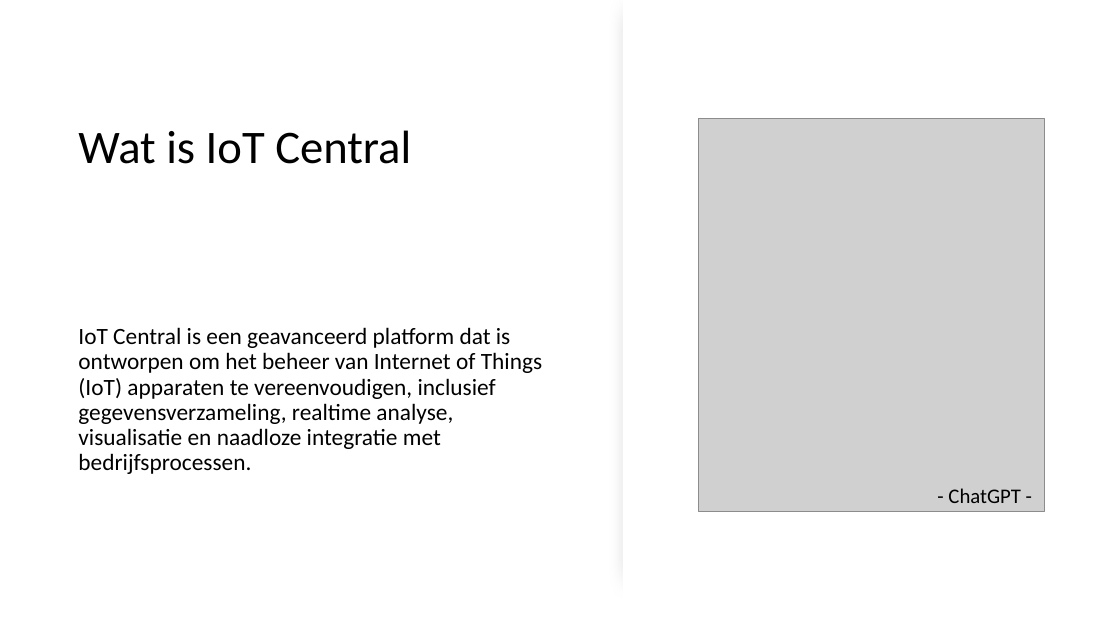
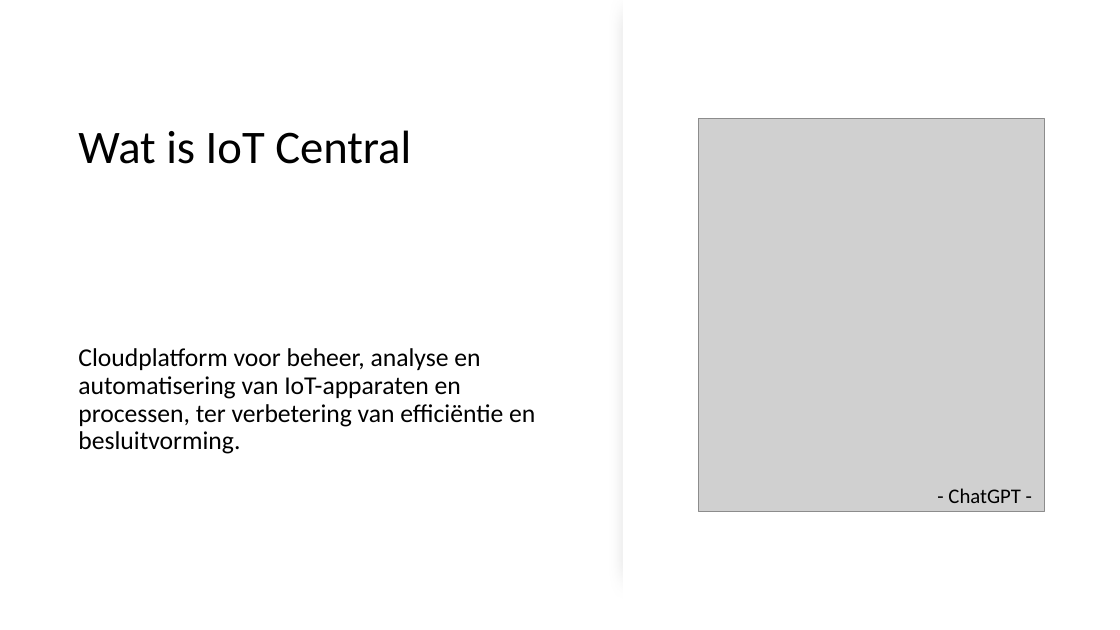
Before and after one commit to thomasgodon/DevCruiseTalk2023, a slide deck: slide 2 of .ppt/Azure Iot Central.pptx. Drawn at 1120x630 pixels with LibreOffice and Linux fonts; fonts in the diff are those of the drawing; grey boxes stand for pictures. Boxes give left, top, right and bottom in pixels: in the first picture for what was removed or moved away, otherwise in the second. Text is boxed around its words. In the diff, an @@ line names an element or a change of style, - is before the commit and + after.

```diff
--- a/.ppt/Azure Iot Central.pptx
+++ b/.ppt/Azure Iot Central.pptx
@@ text at (x1=78, y1=348, x2=535, y2=454): text changed; size 20 to 22 pt @@
-IoT Central is een geavanceerd platform dat is ontworpen om het beheer van Internet of Things (IoT) apparaten te vereenvoudigen, inclusief gegevensverzameling, realtime analyse, visualisatie en naadloze integratie met bedrijfsprocessen.
+Cloudplatform voor beheer, analyse en automatisering van IoT-apparaten en processen, ter verbetering van efficiëntie en besluitvorming.
```
Also in this commit, not shown: 3 other slides changed, 2 other files.
